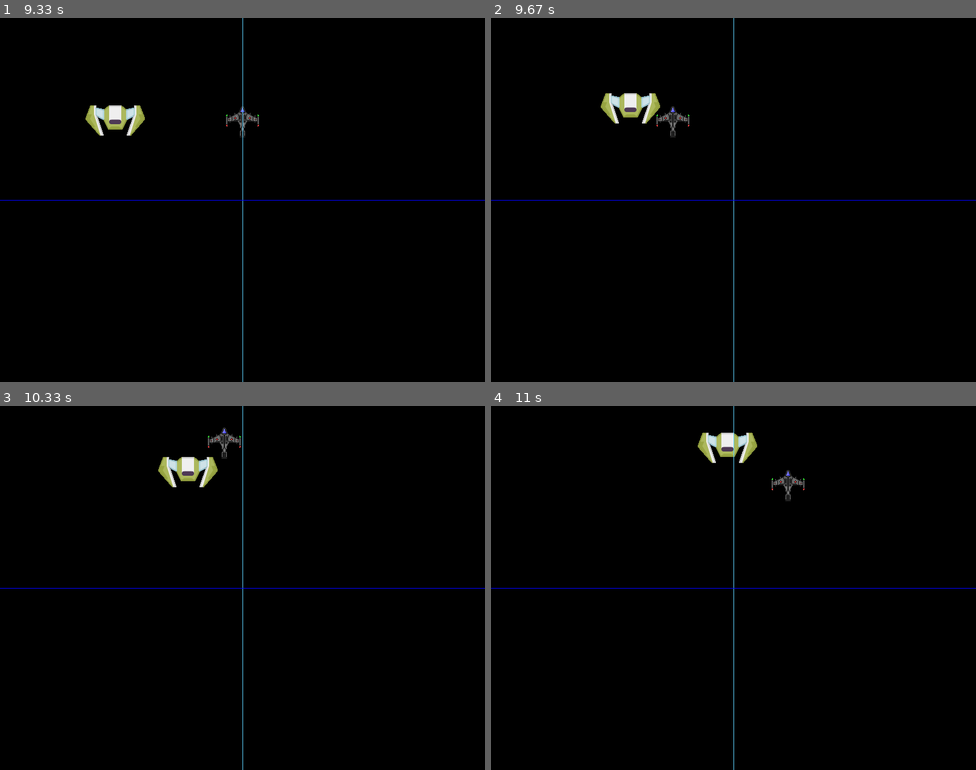
Above: before the commit, frames 1-4 (two rows, left to right).
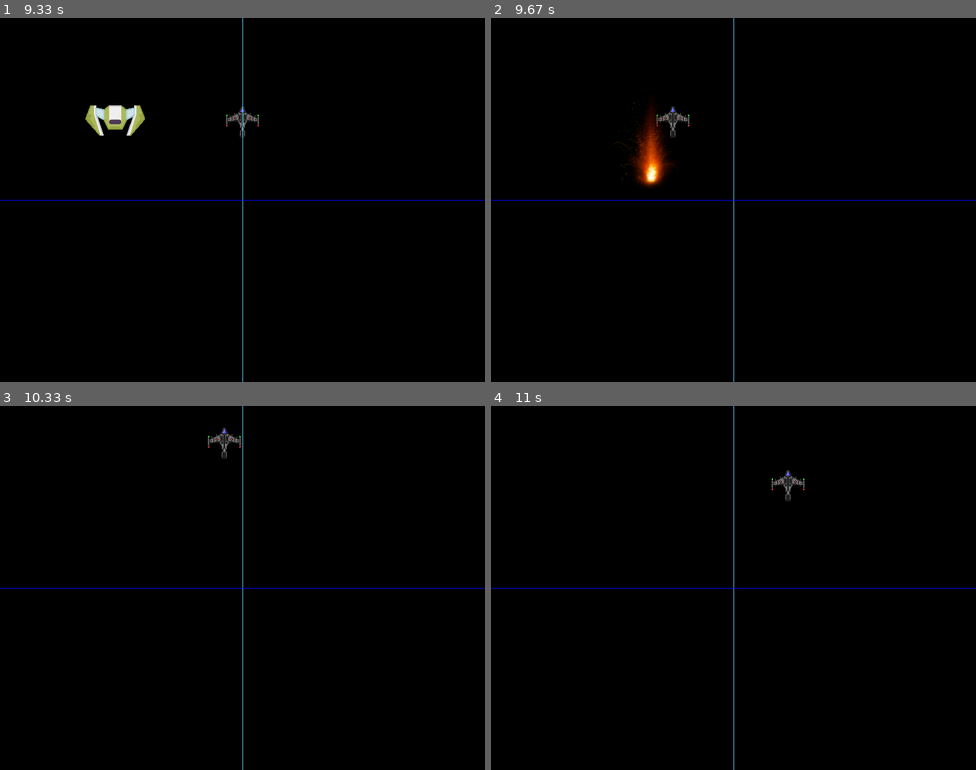
Above: after the commit, the same moments.

Repository: ValorianiO/Pygame-Curso
Game: pygame game, started from Juego2.py
The game is run twice, just before and just after one commit, with the same random seed, the same clock (stepped at 60 frames per second) and the same inputs.
Inputs:
- Up to frame 1 (9.33 s): hold W 0.33-0.8 s; hold D 0.83-1.47 s; hold S 1.5-1.87 s; hold A 1.9-2.37 s; hold D 2.4-2.87 s; hold W 2.9-3.2 s; hold D 3.23-3.7 s; hold A 3.73-4.27 s; hold S 4.3-4.6 s; hold A 4.63-5.03 s; hold W 5.07-5.43 s; hold D 5.47-6.1 s; hold S 6.13-6.5 s; hold A 6.53-7 s; hold D 7.03-7.5 s; hold W 7.53-7.83 s; hold D 7.87-8.33 s; hold A 8.37-8.9 s; hold S 8.93-9.23 s; hold A from 9.27 s (still down)
- Up to frame 2 (9.67 s): keep holding A
- Up to frame 3 (10.33 s): release A at 9.67 s; hold W 9.7-10.07 s; hold D from 10.1 s (still down)
- Up to frame 4 (11 s): release D at 10.73 s; hold S from 10.77 s (still down)

Frame 1 is identical in both runs. In frame 2, 1.7% of the frame differs, in the area x 22-40%, y 20-47%; in frame 3, 0.7%; in frame 4, 0.7%.

Commit message:
creando colisiones de sprites

Diff:
--- a/Juego2.py
+++ b/Juego2.py
@@ -59,7 +59,7 @@
     if self.rect.top < 0:
       self.rect.top = 0
 
-class enemigos(pygame.sprite.Sprite):
+class Enemigos(pygame.sprite.Sprite):
   def __init__(self):
     super().__init__()
     self.image = pygame.image.load("imagenes/enemigo.png").convert()
@@ -93,13 +93,15 @@
 clock = pygame.time.Clock()
 
 sprites =pygame.sprite.Group()
+enemigos =pygame.sprite.Group()
+
+enemigo = Enemigos()
+enemigos.add(enemigo)
+
+
+
 jugador = Jugador()
 sprites.add(jugador)
-
-for x in range(random.randrange(5)+ 1):
-  enemigo = enemigos()
-  sprites.add(enemigo)
-
 
 
 ejecutando = True
@@ -111,9 +113,20 @@
       ejecutando = False
 
   sprites.update()
+  enemigos.update()
+
+  colision = pygame.sprite.spritecollide(jugador, enemigos, False)
+
+  if colision:
+    enemigo.image = pygame.image.load("imagenes/explosion.png")
+    enemigo.velocidad_y += 20
+  elif enemigo.rect.top > alto:
+    enemigo.kill()
+
 
   pantalla.fill(negro)
   sprites.draw(pantalla)
+  enemigos.draw(pantalla)
   pygame.draw.line(pantalla, h_50d2fe, (400,0), (400,800), 1)
   pygame.draw.line(pantalla, azul, (0, 300), (800, 300), 1)
   pygame.display.flip()
Binary file added: imagenes/explosion.png
